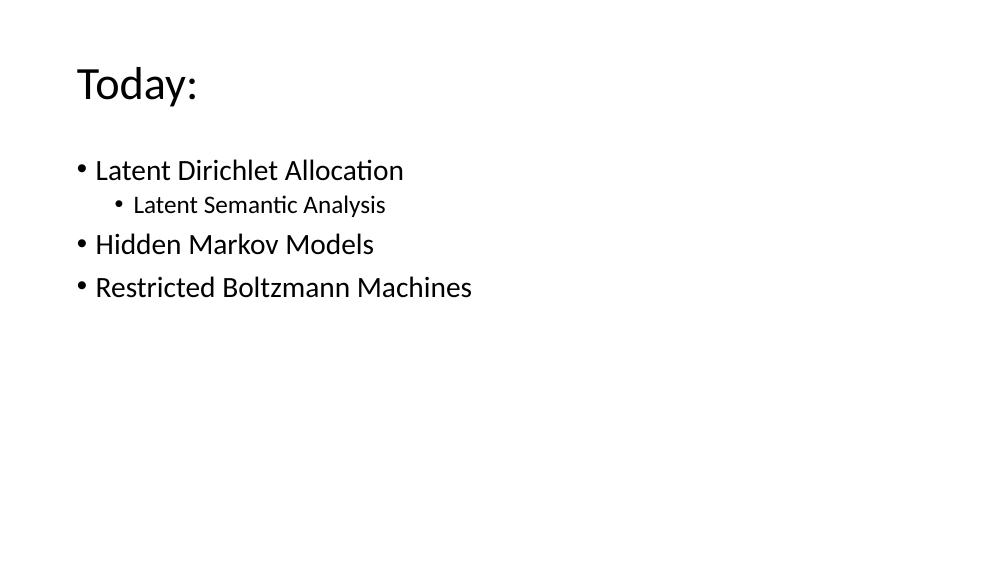
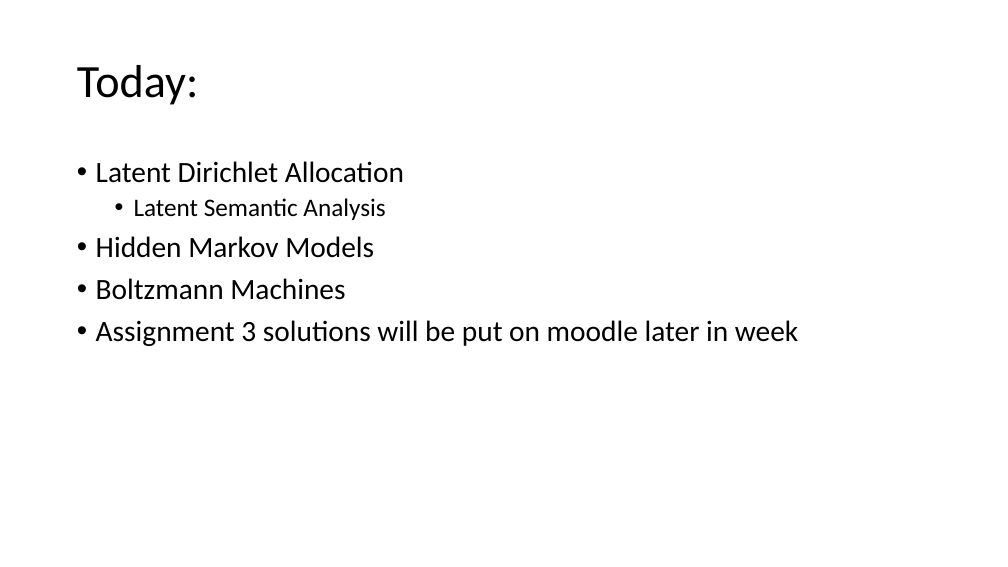
Before and after one commit to russellu/cs405, a slide deck: slide 3 of Lecture_32.pptx (slide 2 before the commit). Drawn at 1008x567 pixels with LibreOffice and Linux fonts; fonts in the diff are those of the drawing. Boxes give left, top, right and bottom in pixels: in the first picture for what was removed or moved away, otherwise in the second. Text is boxed around its words. In the diff, an @@ line names an element or a change of style, - is before the commit and + after.

```diff
--- a/Lecture_32.pptx
+++ b/Lecture_32.pptx
@@ text at (96, 278, 798, 346): text changed @@
-• Restricted Boltzmann Machines
+• Boltzmann Machines
+• Assignment 3 solutions will be put on moodle later in week
```
Also in this commit, not shown: 2 other slides changed, 9 slides added, 10 slides removed, 1 other file.
